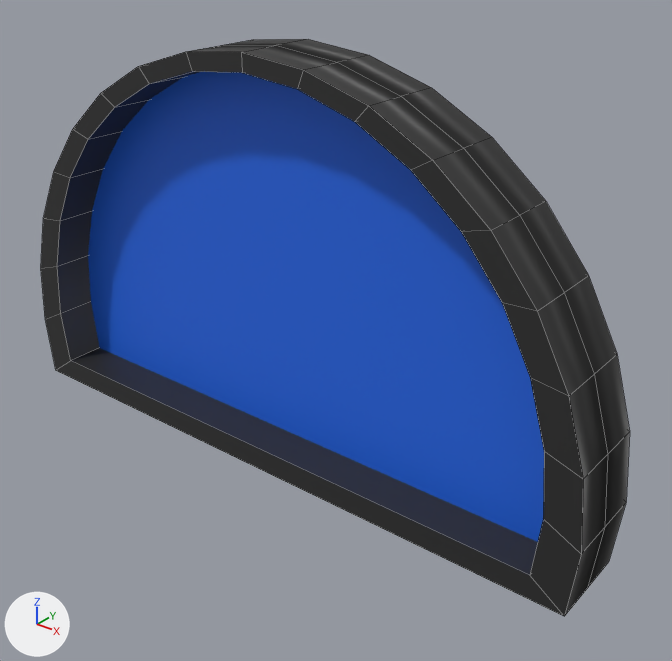
What one commit did to the Blender file Assets/Models/MapGate/mapgate_00.blend.
One viewpoint serves both versions: a camera (50 mm lens) standing at (0.807, -0.89, 0.687) and looking at (0.081, 0.017, 0.124). The axes (+X, +Y, +Z) are drawn at lower left. The lights are the same throughout. Mesh edges are drawn as thin lines.
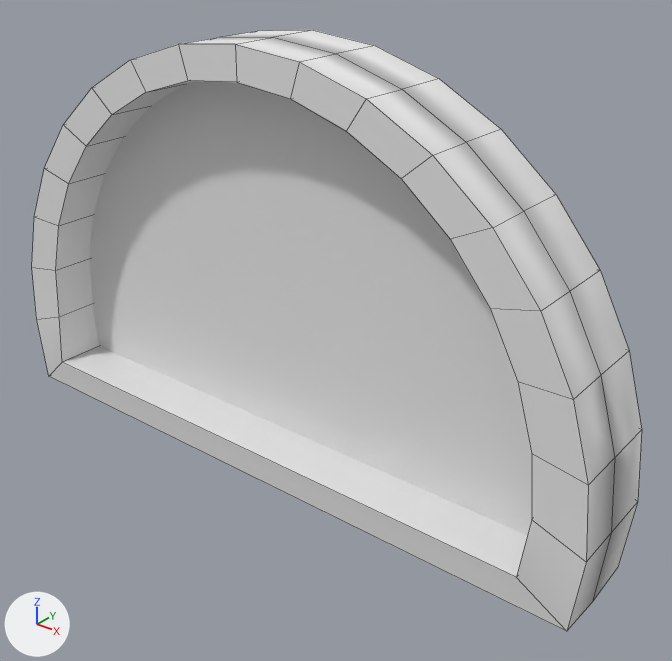
What differs and where, as boxes [x1, y1, x2, y2] in the pictures (672 x 661 px):
'Cylinder', recoloured, modifiers changed: before [41, 39, 630, 616]; after [32, 30, 642, 631]

Diff of the bpy script that builds the scene:
```diff
--- a/Assets/Models/MapGate/mapgate_00.blend.py
+++ b/Assets/Models/MapGate/mapgate_00.blend.py
@@ mat_outline @@
+mat_outline = principled_material('Outline')
+mat_outline.base_color = (0.8, 0.8, 0.8)  # white #e7e7e7
@@ me_cylinder @@
 me_cylinder.from_pydata(...)  # 95 vertices, 96 faces; spans x -0.5..0.5, y -0.098..0.5, z -0.062..0.063
 me_cylinder.materials.append(mat_material_001)
+me_cylinder.materials.append(mat_outline)  # white #e7e7e7
@@ ob_cylinder @@
 ob_cylinder.rotation_euler = (1.571, 0.0, 0.0)  # degrees (90, 0, 0)
+_m = ob_cylinder.modifiers.new('Solidify', 'SOLIDIFY')
+_m.offset = 1.0
+_m.material_offset = 2
+_m.use_even_offset = True
+_m.use_flip_normals = True
```
